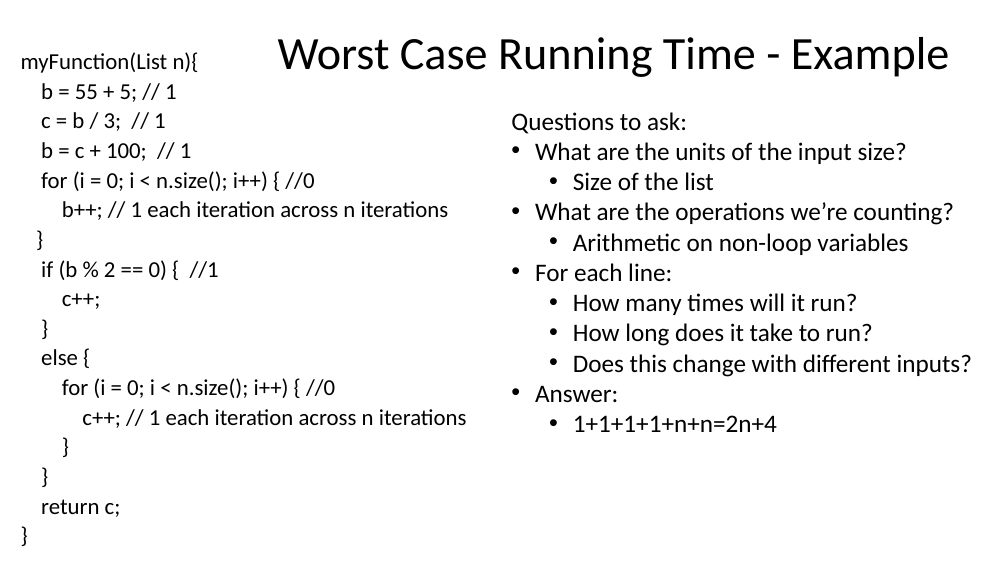
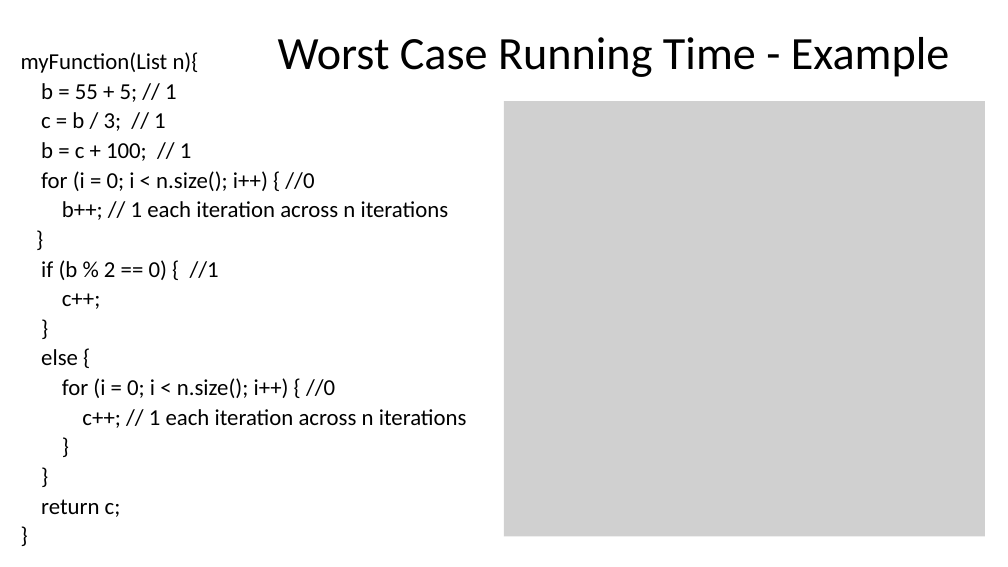
Before and after one commit to natebrunelle/cse332, a slide deck: slide 6 of markdown/files/slides/lecture3_analysis2_inka.pptx. Drawn at 1008x567 pixels with LibreOffice and Linux fonts; fonts in the diff are those of the drawing; grey boxes stand for pictures. Boxes give left, top, right and bottom in pixels: in the first picture for what was removed or moved away, otherwise in the second. Text is boxed around its words. In the diff, an @@ line names an element or a change of style, - is before the commit and + after.

```diff
--- a/markdown/files/slides/lecture3_analysis2_inka.pptx
+++ b/markdown/files/slides/lecture3_analysis2_inka.pptx
@@ picture added at (x1=504, y1=101, x2=985, y2=537) @@
@@ text removed at (x1=511, y1=112, x2=972, y2=432) @@
-Questions to ask:
-• What are the units of the input size?
-  • Size of the list
-• What are the operations we’re counting?
-  • Arithmetic on non-loop variables
-• For each line:
-  • How many times will it run?
-  • How long does it take to run?
-  • Does this change with different inputs?
-• Answer:
-  • 1+1+1+1+n+n=2n+4
```
Also in this commit, not shown: 6 other slides changed, 1 slide added, 12 other files.
